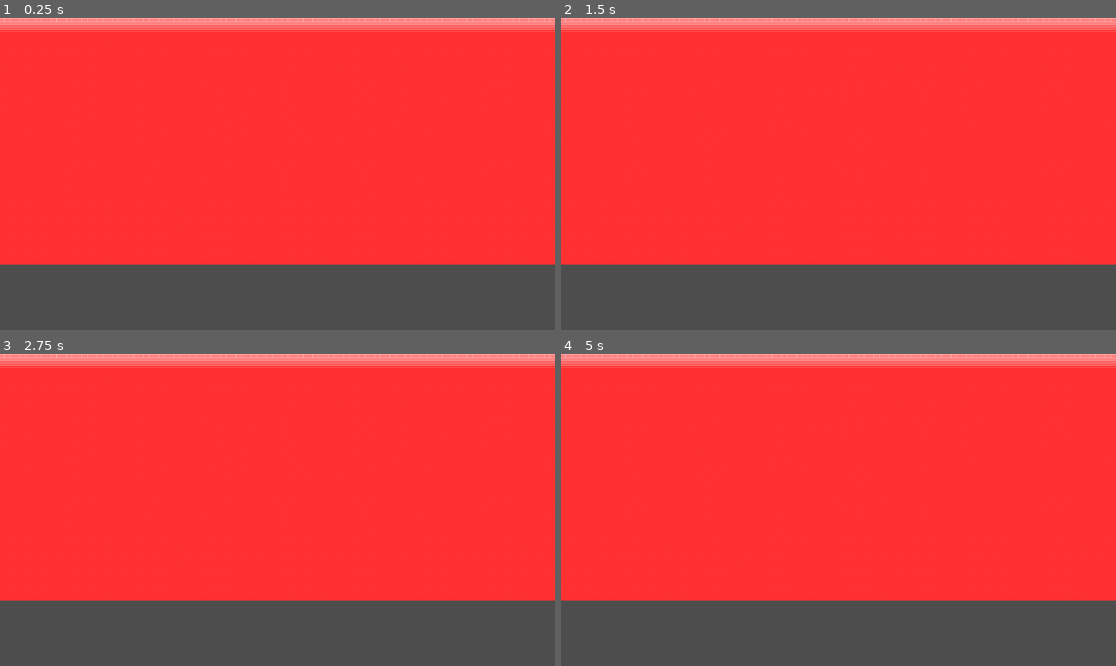
Above: before the commit, frames 1-4 (two rows, left to right).
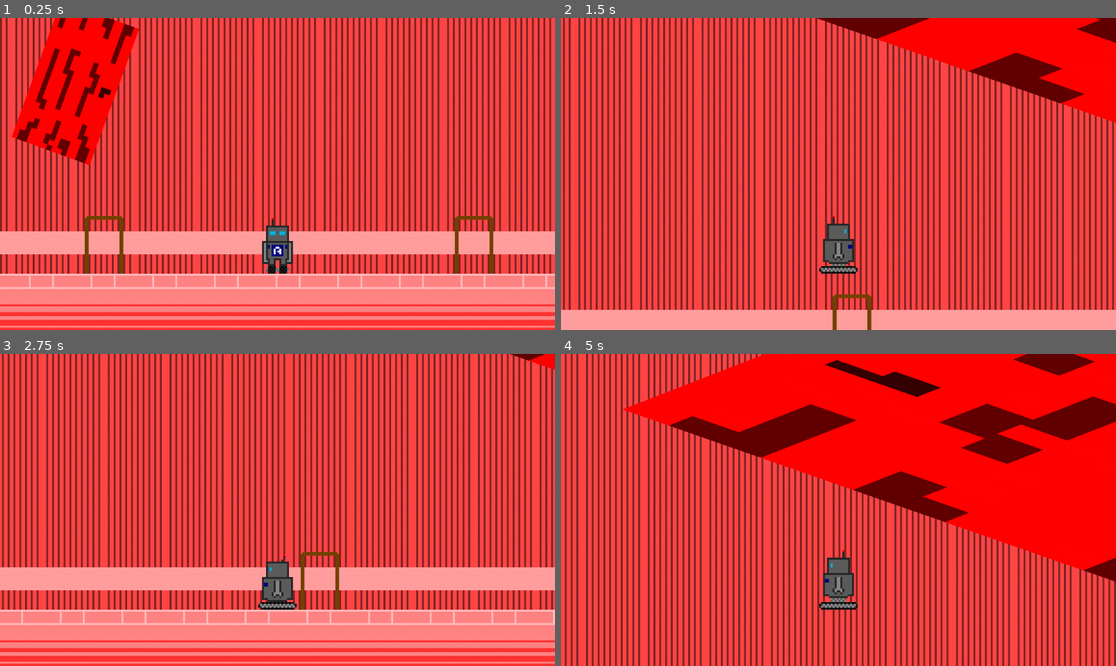
Above: after the commit, the same moments.

Repository: Letacio-Bezerra/Projeto-Games-Fiap
Game: Godot game, scene res://Scenes/level_1.tscn
Same seed, same stepped clock (60 frames per second), same inputs: the game is played once before the commit and once after it. This scene is started directly instead of the project's main scene.
Inputs:
- Up to frame 1 (0.25 s): no input
- Up to frame 2 (1.5 s): tap Enter at 0.5 s; hold D (right) from 0.53 s (still down); tap E (interact) at 0.6, 1.35 s; tap Space (jump) at 0.77 s
- Up to frame 3 (2.75 s): tap Space (jump) at 1.52 s; release D (right) at 2.03 s; hold A (left) from 2.03 s (still down); tap E (interact) at 2.1 s
- Up to frame 4 (5 s): release A (left) at 2.78 s; hold D (right) 2.78-4.28 s; tap E (interact) at 2.85, 3.6, 4.35 s; tap Space (jump) at 3.02, 3.77, 4.52 s; hold A (left) from 4.28 s (still down)

The runs differ from the first frame. In frame 1, 61% of the frame differs, in the area x 0-100%, y 0-100%; in frame 2, 57%; in frame 3, 57%; in frame 4, 75%.
Error before the commit: Invalid assignment of property or key 'global_position' with value of type 'Vector2' on a base object of type 'null instance'. (res://Scripts/marker_2d.gd:8)

Commit message:
corriginddo o tp para o level run

Diff:
--- a/ac-1-2-tri/Scenes/level_1.tscn
+++ b/ac-1-2-tri/Scenes/level_1.tscn
@@ -6,6 +6,7 @@
 [ext_resource type="PackedScene" uid="uid://yef2kcxrl77p" path="res://Scenes/door.tscn" id="3_lsmp6"]
 [ext_resource type="Texture2D" uid="uid://blgbsvtxsgl84" path="res://Assets/Pixel art/level_0/level_0_spritesheet.png" id="4_xrdnt"]
 [ext_resource type="Texture2D" uid="uid://bgp3mupuuokt5" path="res://Assets/Pixel art/Porta Vermelha.png" id="5_wrinw"]
+[ext_resource type="PackedScene" uid="uid://t4eba58qrakf" path="res://Scenes/player.tscn" id="7_lsmp6"]
 
 [sub_resource type="TileSetAtlasSource" id="TileSetAtlasSource_chwpn"]
 texture = ExtResource("1_6444e")
@@ -146,3 +147,6 @@
 rotation = 0.34906584
 scale = Vector2(2.6875, 2.6875)
 texture = ExtResource("5_wrinw")
+
+[node name="Player" parent="." unique_id=2086417280 instance=ExtResource("7_lsmp6")]
+position = Vector2(-502, -47)
